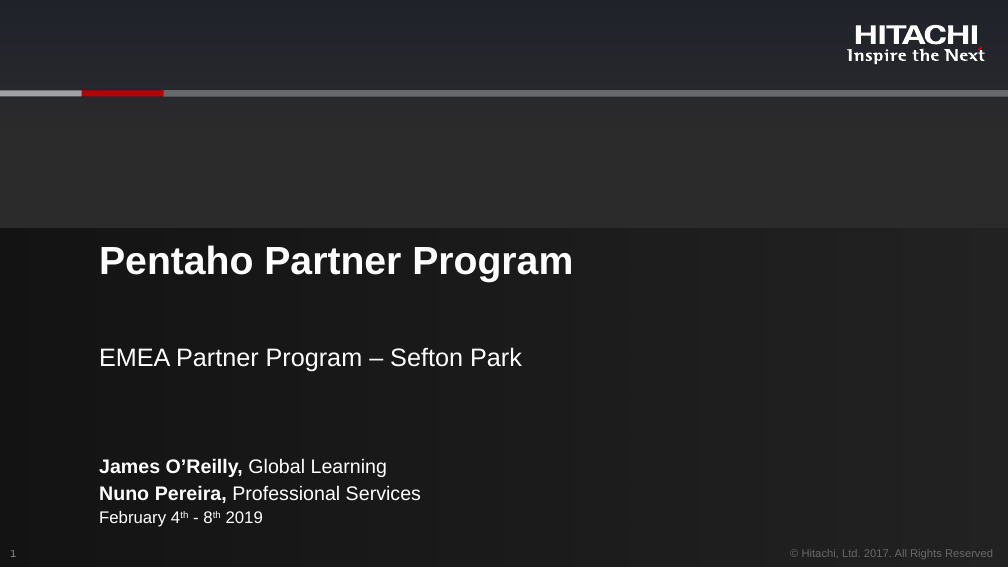
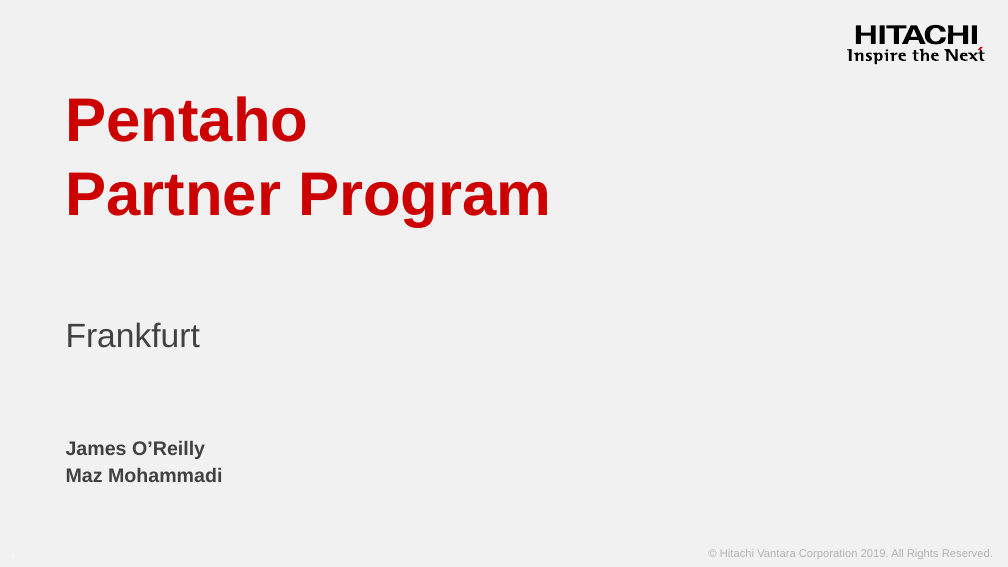
Before and after one commit to jporeilly/Partner-Workshop, a slide deck: slide 1 of Day3/Presentation/Hitachi Vantara - Pentaho Partner - Day 3.pptx. Drawn at 1008x567 pixels with LibreOffice and Linux fonts; fonts in the diff are those of the drawing; background and template pictures are left out; a plain dark background stands for a picture behind light text. Boxes give left, top, right and bottom in pixels: in the first picture for what was removed or moved away, otherwise in the second. Text is boxed around its words. In the diff, an @@ line names an element or a change of style, - is before the commit and + after.

Commit message:
Updates for Frankfurt

```diff
--- a/Day3/Presentation/Hitachi Vantara - Pentaho Partner - Day 3.pptx
+++ b/Day3/Presentation/Hitachi Vantara - Pentaho Partner - Day 3.pptx
@@ rectangle resized from (x1=0, y1=228, x2=1008, y2=566) to (x1=0, y1=0, x2=1008, y2=567) @@
@@ rectangle at (x1=0, y1=0, x2=1008, y2=567): fill gradient #000000 to #F2F1F1 @@
@@ fill #414141 to #000000 in 22 elements at (x1=949, y1=25, x2=969, y2=43), (x1=886, y1=25, x2=906, y2=43), (x1=902, y1=25, x2=925, y2=43), (x1=972, y1=25, x2=977, y2=43), (x1=856, y1=25, x2=876, y2=43), (x1=880, y1=25, x2=885, y2=43), (x1=924, y1=25, x2=946, y2=44), (x1=847, y1=49, x2=852, y2=61), (x1=854, y1=52, x2=863, y2=60), (x1=866, y1=52, x2=872, y2=60), (x1=873, y1=52, x2=883, y2=65), (x1=884, y1=52, x2=888, y2=60), (x1=886, y1=49, x2=889, y2=51), (x1=890, y1=52, x2=897, y2=60), (x1=898, y1=52, x2=906, y2=60), (x1=919, y1=48, x2=928, y2=60), (x1=931, y1=52, x2=939, y2=60), (x1=912, y1=50, x2=918, y2=61), (x1=944, y1=49, x2=958, y2=61), (x1=960, y1=52, x2=968, y2=60), (x1=979, y1=50, x2=985, y2=61), (x1=968, y1=52, x2=978, y2=60) @@
@@ group removed at (x1=847, y1=25, x2=985, y2=65): 22 freeform shapes @@
@@ rectangle resized from (x1=0, y1=0, x2=1008, y2=126) to (x1=0, y1=88, x2=1008, y2=106) @@
@@ rectangle at (x1=0, y1=88, x2=1008, y2=106): fill gradient #0E1628 to #0D143C to #FFFFFF @@
@@ title "Pentaho Partner Program" moved from (x1=99, y1=245, x2=573, y2=282) to (x1=66, y1=96, x2=551, y2=227) @@
@@ title "Pentaho Partner Program" at (x1=66, y1=96, x2=551, y2=227): size 28 to 44 pt, text colour #FFFFFF to #CC0000 @@
@@ rectangle removed at (x1=82, y1=91, x2=163, y2=97) @@
@@ subtitle added at (x1=66, y1=322, x2=200, y2=348), 24 pt, text #414141 @@
+Frankfurt
@@ subtitle removed at (x1=99, y1=347, x2=522, y2=371) @@
-EMEA Partner Program – Sefton Park
@@ text at (x1=66, y1=441, x2=222, y2=482): text changed; text colour #FFFFFF to #414141; bold on @@
-James O’Reilly, Global Learning
-Nuno Pereira, Professional Services
+James O’Reilly
+Maz Mohammadi
@@ text removed at (x1=99, y1=511, x2=263, y2=527) @@
-February 4th - 8th 2019
@@ text at (x1=720, y1=549, x2=993, y2=559): text changed; text colour #B3B3B3 at 50% opacity to #B3B3B3 @@
-© Hitachi, Ltd. 2017. All Rights Reserved
+© Hitachi Vantara Corporation 2019. All Rights Reserved.
```
Also in this commit, not shown: 8 other slides changed, 4 slides added, 2 other files.
